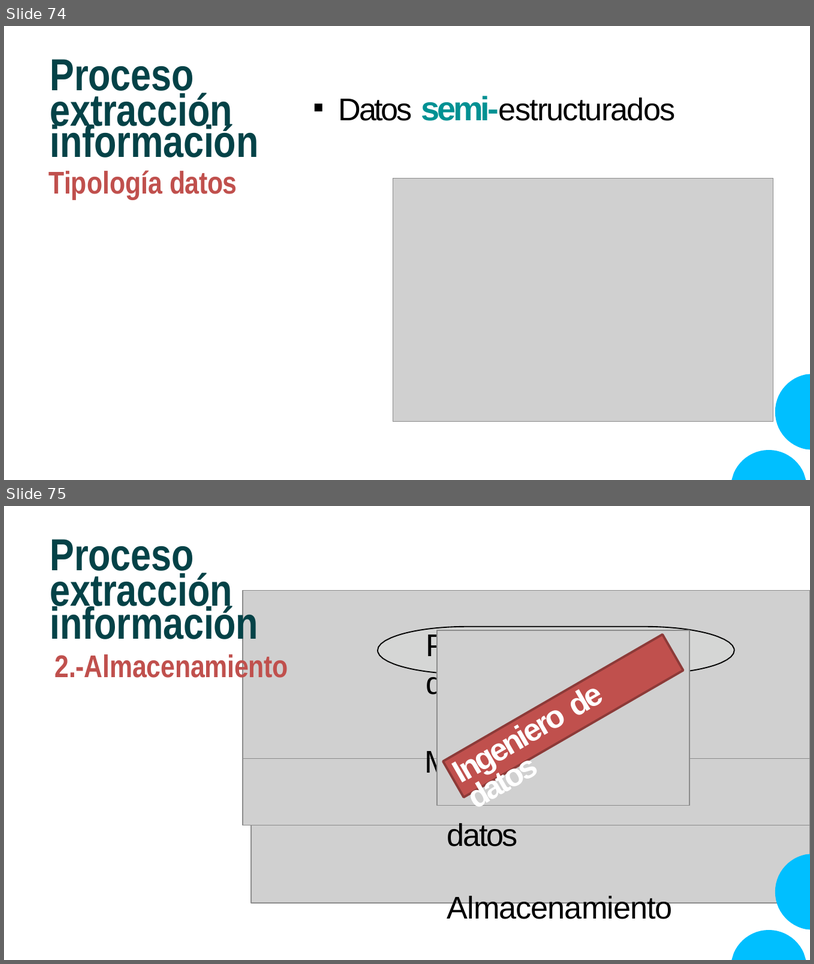
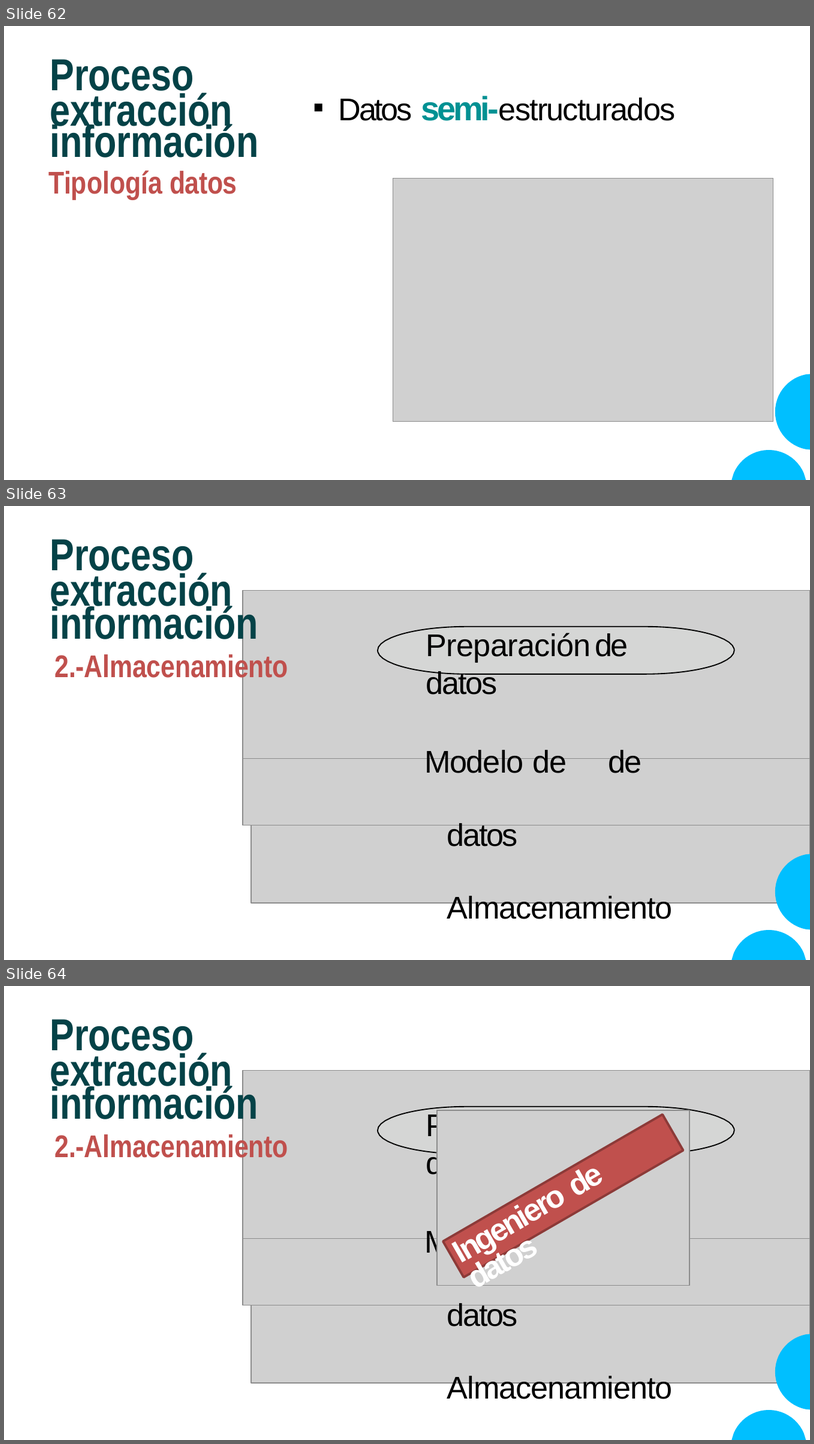
Before and after one commit to CodeWithJuancho/CE_IABD_BIU_SPS, a slide deck: SPS/UT1 - Fundamentos y Arquitectura de Big Data/UT1_1/UT1_1 - Fundamentos de Big Data.pptx. Shown one above the other, each under a label of ours: slides 74 and 75 before the commit, slides 62, 63 and 64 after it. The pictures are 814x964 and 814x1444 pixels, drawn with LibreOffice and Linux fonts; fonts in the diff are those of the drawing; grey boxes stand for pictures; background and template pictures are left out. Boxes give left, top, right and bottom in pixels: in the first picture for what was removed or moved away, otherwise in the second. Text is boxed around its words. In the diff, an @@ line names an element or a change of style, - is before the commit and + after.

```diff
--- a/SPS/UT1 - Fundamentos y Arquitectura de Big Data/UT1_1/UT1_1 - Fundamentos de Big Data.pptx
+++ b/SPS/UT1 - Fundamentos y Arquitectura de Big Data/UT1_1/UT1_1 - Fundamentos de Big Data.pptx
@@ slide 63 added at (4, 506, 810, 960), background #FFFFFF @@
@@ title added at (50, 539, 194, 579), 40 pt, text #044247, bold @@
+Proceso
@@ text added at (50, 569, 233, 613), 40 pt, text #044247, bold @@
+extracción
@@ text added at (50, 603, 288, 684), 28 pt, text #C0504D, bold @@
+información
+2.-Almacenamiento
@@ group added at (243, 591, 810, 959): 3 pictures, 3 freeform shapes @@
@@ text added at (425, 633, 673, 925), 28 pt, text #000000 @@
+Preparación de datos
+Modelo de de datos Almacenamiento
@@ what was slide 74 is now slide 62 @@
@@ what was slide 75 is now slide 64 @@
```
Also in this commit, not shown: 6 slides changed, 6 other slides added, 16 slides removed, 3 other files.
